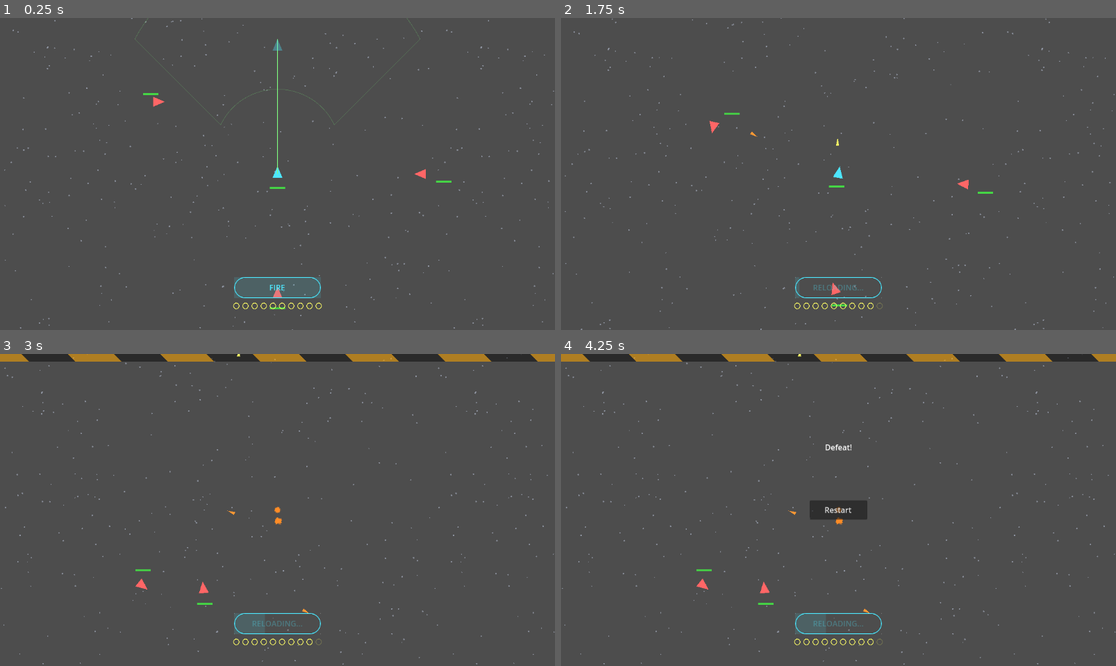
Above: before the commit, frames 1-4 (two rows, left to right).
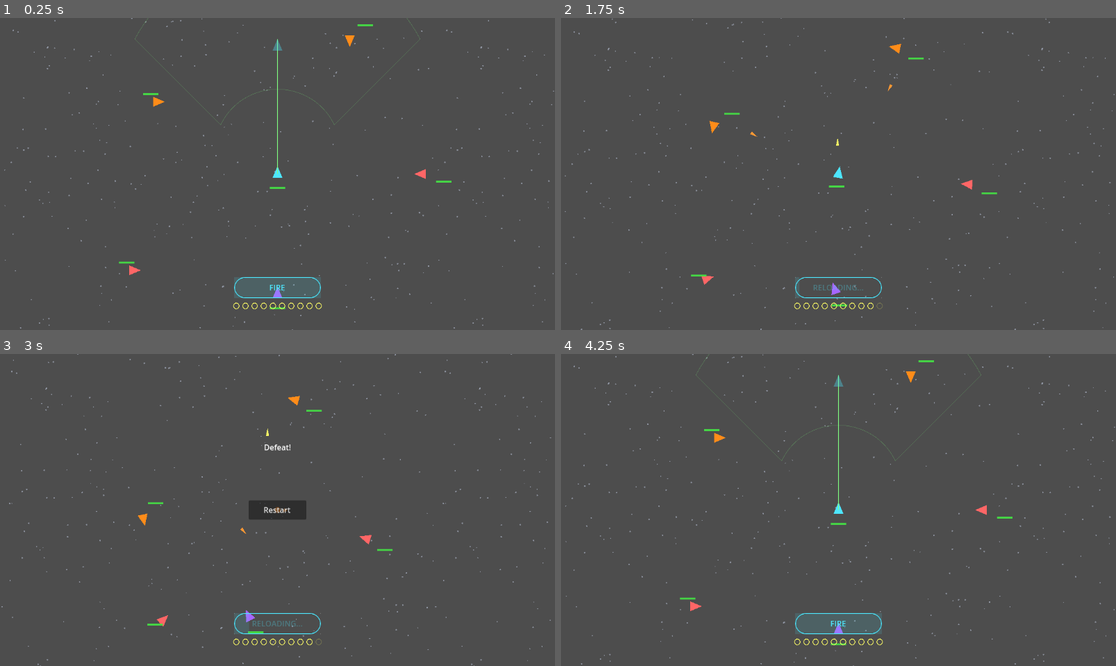
Above: after the commit, the same moments.

Repository: failuer/vibe-space
Game: Godot game, scene res://game_world.tscn
The game is run twice, just before and just after one commit, with the same random seed, the same clock (stepped at 60 frames per second) and the same inputs.
Inputs (mouse positions are in pixels of both pictures, inside the frame that each line leads up to):
- Up to frame 1 (0.25 s): no input
- Up to frame 2 (1.75 s): click "FIRE" at 0.5 s; move the mouse to (960, 158) at 1.27 s; click (960, 158) at 1.42 s
- Up to frame 3 (3 s): move the mouse to (166, 525) at 2.02 s; click (166, 525) at 2.17 s; move the mouse to (333, 441) at 2.77 s; click (333, 441) at 2.92 s
- Up to frame 4 (4.25 s): click (838, 510) at 3.5 s, where only the run after the commit has a clickable "Restart"

The runs differ from the first frame. In frame 1, 0.2% of the frame differs, in the area x 21-68%, y 2-90%; in frame 2, 0.3%; in frame 3, 4.1%; in frame 4, 4.3%, in the area x 0-100%, y 0-100%.

Commit message:
feat: per-archetype colors, turning inertia on aggressor, 5 enemies
- aggressor: turn rate capped at 1.5 rad/s (wide turns, flankable), speed 180->140
- renderer: aggressor=red, orbiter=orange, flanker=purple
- game: 5 enemy spawns (was 3), cycling aggressor/orbiter/flanker/aggressor/orbiter

Co-Authored-By: Claude Sonnet 4.6 <noreply@anthropic.com>

Diff:
--- a/aggressor_ai.gd
+++ b/aggressor_ai.gd
@@ -1,13 +1,21 @@
 # aggressor_ai.gd
 # Charges straight at the player. Fearless — never evades. High pressure up close.
 
-const SPEED      := 180.0  # px/s
+const SPEED      := 140.0  # px/s — slightly slower so flanking is possible
 const FIRE_RANGE := 120.0  # px — fires when within this distance
+const TURN_RATE  := 1.5    # radians/second — caps turning so players can get behind it
 
-static func steer(enemy: Dictionary, game: Game, _game_delta: float) -> Vector2:
-	var to_player := game.player_pos - (enemy.pos as Vector2)
-	# If exactly on player, normalized() returns ZERO — acceptable, they'll collide.
-	return to_player.normalized() * SPEED
+static func steer(enemy: Dictionary, game: Game, game_delta: float) -> Vector2:
+	var to_player: Vector2 = game.player_pos - (enemy.pos as Vector2)
+	if to_player == Vector2.ZERO:
+		return Vector2.ZERO
+	var target_dir: Vector2 = to_player.normalized()
+	var current_dir: Vector2 = (enemy.vel as Vector2).normalized()
+	if current_dir == Vector2.ZERO:
+		return target_dir * SPEED
+	var angle: float = current_dir.angle_to(target_dir)
+	var max_turn: float = TURN_RATE * game_delta
+	return current_dir.rotated(clamp(angle, -max_turn, max_turn)) * SPEED
 
 static func should_fire(enemy: Dictionary, game: Game) -> bool:
 	return (enemy.pos as Vector2).distance_to(game.player_pos) < FIRE_RANGE
--- a/game.gd
+++ b/game.gd
@@ -188,6 +188,8 @@
         { "pos": Vector2(300.0, 0.0),     "vel": Vector2.LEFT  * ENEMY_SPEED },
         { "pos": Vector2(-250.0, -150.0), "vel": Vector2.RIGHT * ENEMY_SPEED },
         { "pos": Vector2(0.0, 250.0),     "vel": Vector2.UP    * ENEMY_SPEED },
+        { "pos": Vector2(-300.0, 200.0),  "vel": Vector2.RIGHT * ENEMY_SPEED },
+        { "pos": Vector2(150.0, -280.0),  "vel": Vector2.DOWN  * ENEMY_SPEED },
     ]
     for i in enemy_spawns.size():
         var archetype: String = ARCHETYPE_ROSTER[i % ARCHETYPE_ROSTER.size()]
--- a/game_renderer.gd
+++ b/game_renderer.gd
@@ -16,7 +16,8 @@
 
     for enemy in game.enemies:
         if enemy.alive:
-            _draw_ship_triangle(enemy.pos as Vector2, enemy.vel as Vector2, game.ENEMY_RADIUS, game.ENEMY_COLOR)
+            var ecol: Color = _enemy_color(enemy.archetype as String)
+            _draw_ship_triangle(enemy.pos as Vector2, enemy.vel as Vector2, game.ENEMY_RADIUS, ecol)
             _draw_hp_bar(enemy.pos as Vector2, enemy.vel as Vector2, game.ENEMY_RADIUS, enemy.hp as int, game.ENEMY_MAX_HP)
 
     for missile in game.missiles:
@@ -55,6 +56,13 @@
 
     var fill_width := bar_width * ratio
     draw_rect(Rect2(bar_start - Vector2(0, bar_height * 0.5), Vector2(fill_width, bar_height)), bar_color, true)
+
+
+func _enemy_color(archetype: String) -> Color:
+    match archetype:
+        "orbiter": return Color(1.0, 0.55, 0.1)   # orange
+        "flanker": return Color(0.65, 0.4, 1.0)   # purple
+        _:         return game.ENEMY_COLOR          # red (aggressor)
 
 
 func _draw_ship_triangle(center: Vector2, vel: Vector2, radius: float, color: Color) -> void:
